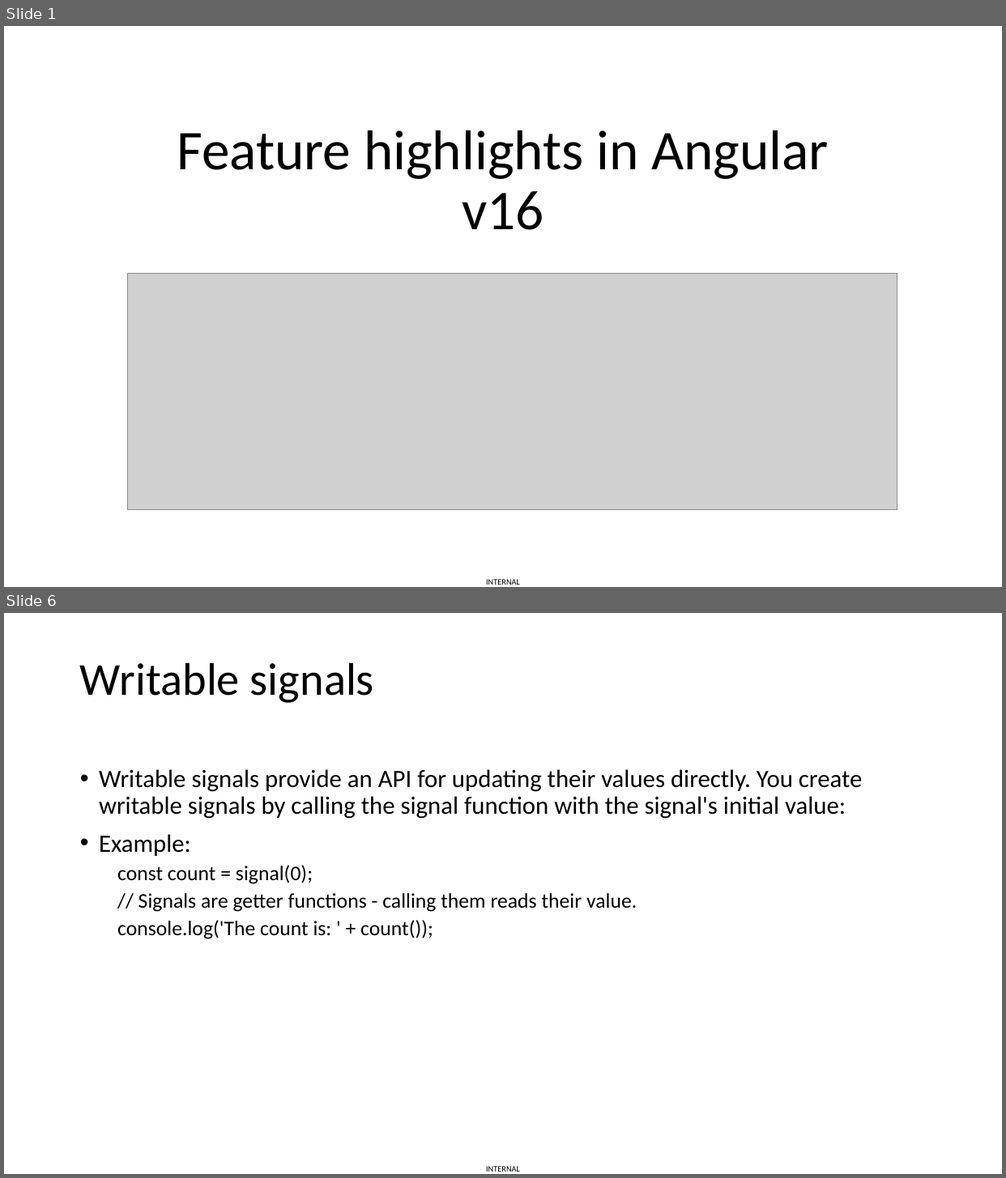
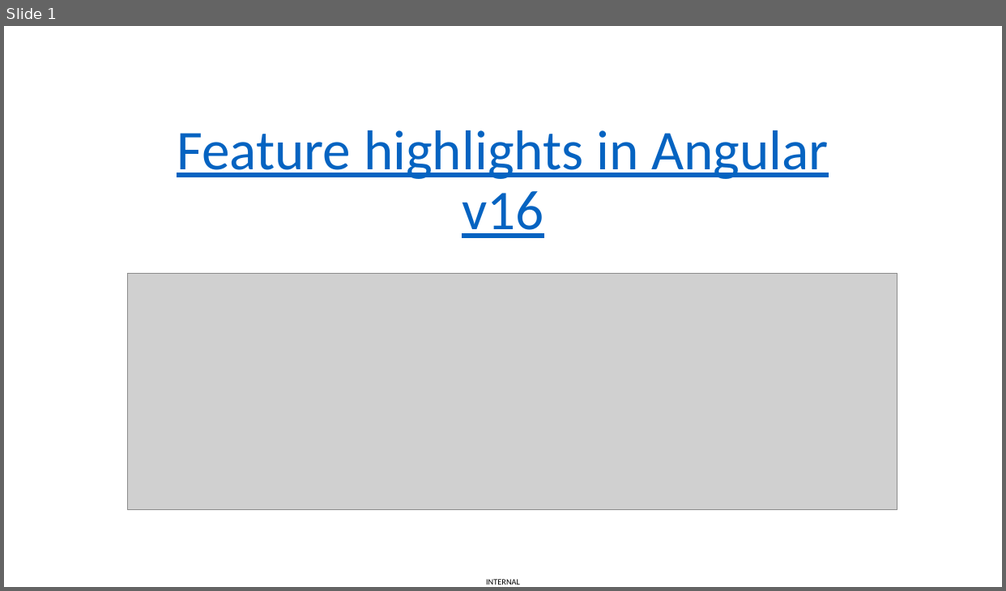
Before and after one commit to vuthaphai/ng-v16-new-features, a slide deck: Angular v16.pptx. Shown one above the other, each under a label of ours: slides 1 and 6 before the commit, slide 1 after it; the slides between them are not shown. The pictures are 1006x1178 and 1006x591 pixels, drawn with LibreOffice and Linux fonts; fonts in the diff are those of the drawing; grey boxes stand for pictures. Boxes give left, top, right and bottom in pixels: in the first picture for what was removed or moved away, otherwise in the second. Text is boxed around its words. In the diff, an @@ line names an element or a change of style, - is before the commit and + after.

```diff
--- a/Angular v16.pptx
+++ b/Angular v16.pptx
@@ slide 6 removed at (4,613,1002,1174), background #FFFFFF; not listed: 1 template element that a slide beside it also shows @@
@@ title removed at (80,662,374,703) @@
-Writable signals
@@ text removed at (99,769,862,939) @@
-• Writable signals provide an API for updating their values directly. You create writable signals by calling the signal function with the signal's initial value:
-• Example:
-  const count = signal(0);
-  // Signals are getter functions - calling them reads their value.
-  console.log('The count is: ' + count());
@@ slide 1 changed as well @@
@@ title "Feature highlights in Angular v16" at (177,130,829,238): text colour #000000 to #0563C1, underline on @@
```
Also in this commit, not shown: 1 other slide changed, 15 slides added, 3 other slides removed.
